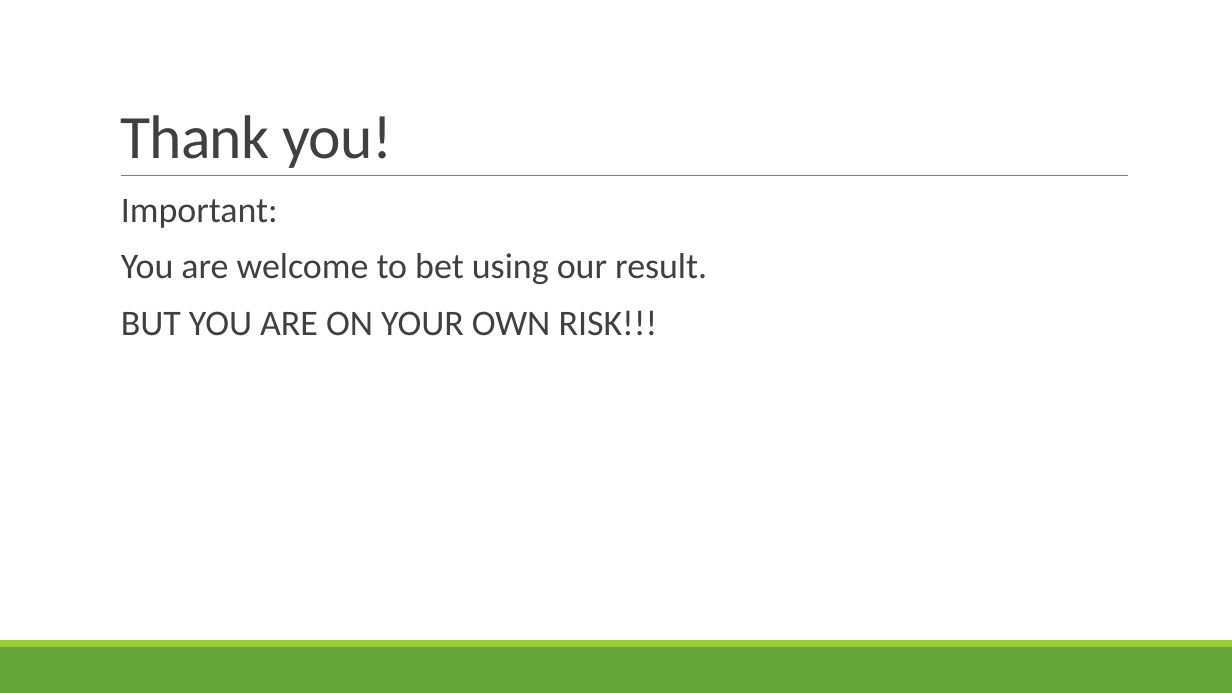
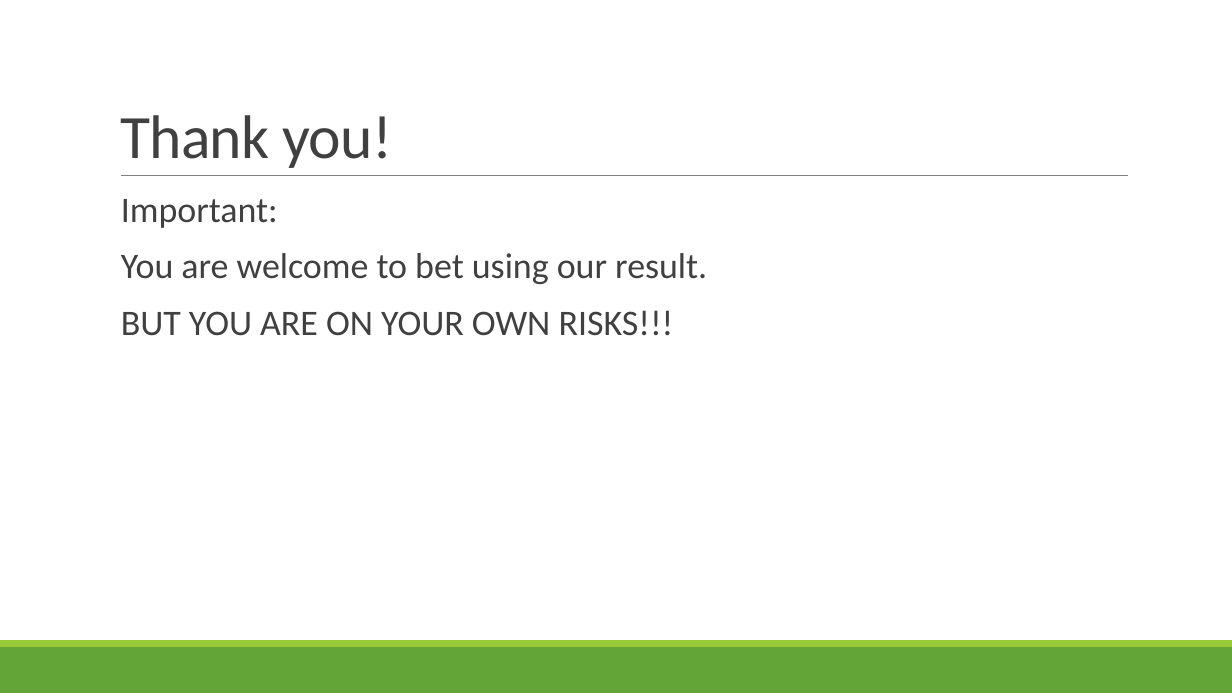
Before and after one commit to TZstatsADS/Spring2018-Project5-grp6, a slide deck: slide 10 of doc/predict.pptx. Drawn at 1232x693 pixels with LibreOffice and Linux fonts; fonts in the diff are those of the drawing. Boxes give left, top, right and bottom in pixels: in the first picture for what was removed or moved away, otherwise in the second. Text is boxed around its words. In the diff, an @@ line names an element or a change of style, - is before the commit and + after.

Commit message:
kl

```diff
--- a/doc/predict.pptx
+++ b/doc/predict.pptx
@@ text at (x1=121, y1=310, x2=674, y2=336): text changed @@
-  BUT YOU ARE ON YOUR OWN RISK!!!
+  BUT YOU ARE ON YOUR OWN RISKS!!!
```
